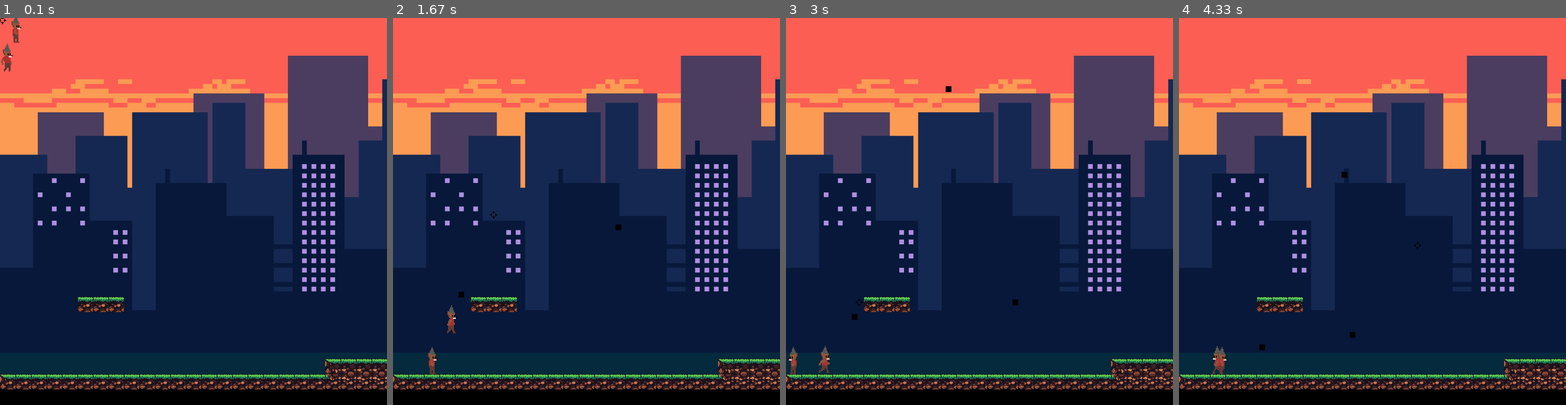
Above: before the commit, frames 1-4 (left to right).
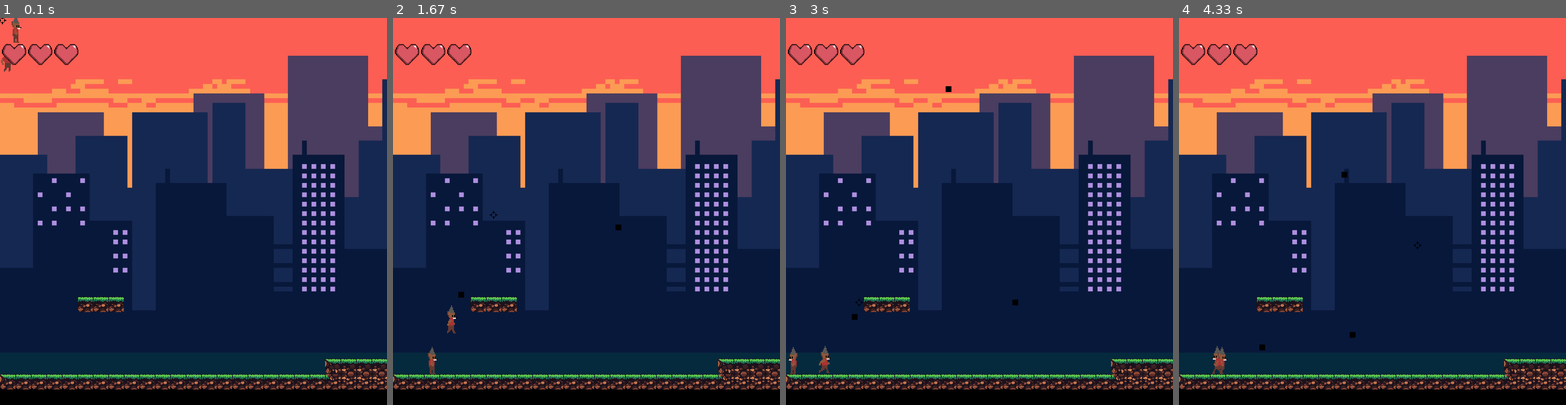
Above: after the commit, the same moments.

Repository: manucouto1/PyGame_5Gatos
Game: pygame game, started from src/main.py
Two runs of this game, one before a commit and one after it. Both use one fixed random seed, a clock stepped at 60 frames per second and the inputs below.
Inputs (mouse positions are in pixels of both pictures, inside the frame that each line leads up to):
- Up to frame 1 (0.1 s): no input
- Up to frame 2 (1.67 s): click (586, 211) at 0.4 s; hold Right 0.67-1.13 s; click (710, 199) at 0.77 s; hold Up 1.17-1.47 s; click (586, 238) at 1.27 s; hold Right from 1.5 s (still down); click (493, 215) at 1.6 s
- Up to frame 3 (3 s): release Right at 1.97 s; hold Left 2-2.53 s; click (1018, 296) at 2.1 s; hold Left 2.57-2.97 s; move the mouse to (859, 304) at 2.6 s; click (859, 304) at 2.67 s
- Up to frame 4 (4.33 s): hold Up 3-3.37 s; click (1430, 76) at 3.1 s; hold Right 3.4-4.03 s; click (1515, 346) at 3.5 s; hold Left from 4.07 s (still down); click (1418, 246) at 4.17 s

The runs differ from the first frame. In frame 1, 0.7% of the frame differs, in the area x 0-21%, y 6-13%; in frame 2, 0.7%; in frame 3, 0.7%; in frame 4, 0.7%.

Commit message:
[Life]: hearts are now showing on screen

Diff:
--- a/src/game/level.py
+++ b/src/game/level.py
@@ -9,6 +9,7 @@
 from src.sprites.custom_groups import CustomGroup
 from src.sprites.camera import Camera
 from src.sprites.pasive.cursor import Cursor
+from src.sprites.active.life import Life
 
 
 class Level:
@@ -33,6 +34,7 @@
 
     def load_hero(self, screen_size):
         self.hero = Hero(32, 64, 16, 8)
+        self.life = Life(3, self.hero)
         self.camera = Camera(self.hero, pg.Rect(0, 0, self.map_width * 32, self.map_height * 32), screen_size)
 
     def load_platforms(self):
@@ -57,9 +59,11 @@
         self.enemies.update(self.platforms)
         self.camera.update(self.platforms)
         self.cursor.update(pg.mouse.get_pos())
+        self.life.update()
 
     def draw(self, screen):
         self.camera.draw(screen)
+        self.life.draw(screen)
         self.cursor.draw(screen)
         self.platforms.draw(screen, self.camera.cam)
         self.bullets.draw(screen, self.camera.cam)
--- a/src/sprites/active/hearts.py
+++ b/src/sprites/active/hearts.py
@@ -1,5 +1,5 @@
 import pygame as pg
-from src.sprites.pasive.hero import Hero
+from src.sprites.active.hero import Hero
 
 class Heart(pg.sprite.Sprite):
     # state represents init frame of the heart:
@@ -7,9 +7,12 @@
     #   - 1: half-Heart
     #   - 2: empty heart
     def __init__(self, sheet, state):
-        self.size = 32
+        super().__init__()
+        self.size = 160
+        offset = 32 - self.size
         self.sheet = sheet
-        self.image = sheet.image_at(0, 0, self.size, self.size)
+        self.image = sheet.image_at((0, 0, self.size, self.size))
+        self.image = pg.transform.scale(self.image, (50, 50))
         self.rect = self.image.get_rect()
         self.heart_id = 10 * state
         self.animation = 10
@@ -20,9 +23,11 @@
             self.heart_id = self.heart_id + 1
             if(self.heart_id % self.animation == 0):
                 self.down_healing = False
-        self.image = self.sheet.image_at(self.heart_id * self.size, 0, self.size, self.size)
+        self.image = self.sheet.image_at((self.heart_id * self.size, 0, self.size, self.size))
+        self.image = pg.transform.scale(self.image, (50, 50))
 
     def decrease(self):
         self.down_healing = True
 
-    def draw(self):
+    def draw(self, win, x, y):
+        win.blit(self.image, (x, y))
--- a/src/sprites/active/hero.py
+++ b/src/sprites/active/hero.py
@@ -9,6 +9,7 @@
 
     def __init__(self, width, height, offset, frames):
         super().__init__(width, height, offset, frames)
+        self.life = 6
 
 
     def shoot(self, camera):
--- a/src/sprites/active/life.py
+++ b/src/sprites/active/life.py
@@ -5,7 +5,7 @@
 from math import ceil
 
 class Life(pg.sprite.Group):
-    def __init__(self, path, n_hearts, player):
+    def __init__(self, n_hearts, player):
         sheet = Spritesheet(assets.path_to("player", "Corazon-Sheet.png"))
         hearts = []
         self.player = player
@@ -24,7 +24,6 @@
 
         super().__init__(hearts)
         self.n_hearts = n_hearts
-        self.hits = player.hits
 
     def update(self):
         self.sprites()[ceil(self.player.life / 2) - 1].update()
@@ -32,6 +31,12 @@
     def decrease(self):
         self.sprites()[ceil(self.player.life / 2) - 1].decrease()
 
+    def draw(self, win):
+        x = 54
+        y = 50
+        for i in range(self.n_hearts):
+            self.sprites()[i].draw(win, 4 +  x * i, y)
+
 
 # Player:
 # get_damage()
